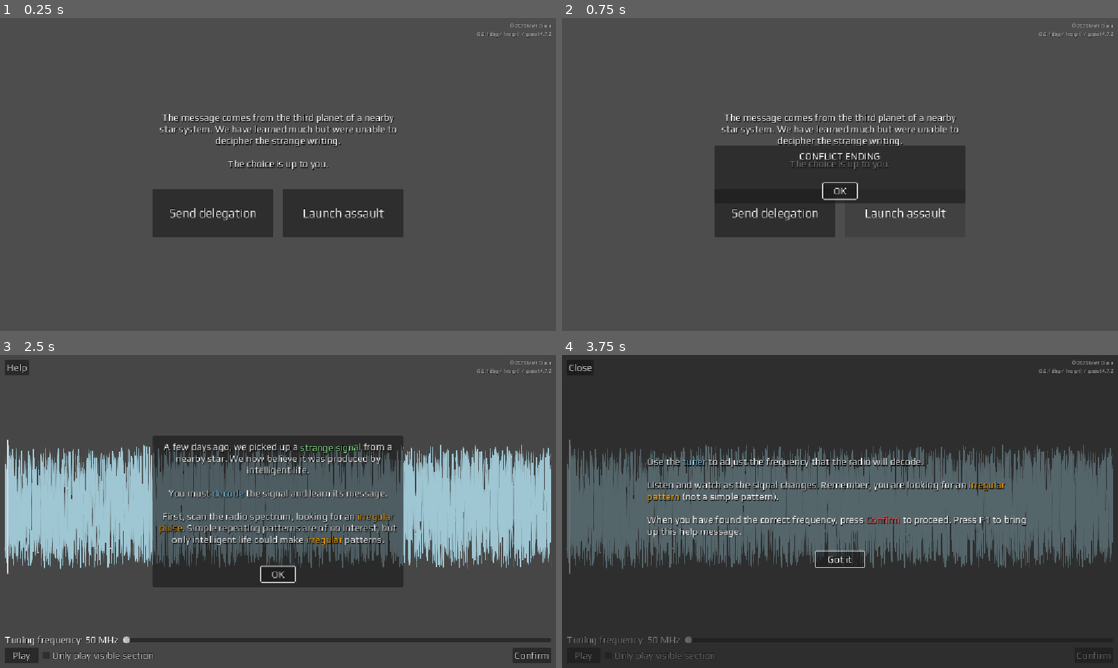
Above: before the commit, frames 1-4 (two rows, left to right).
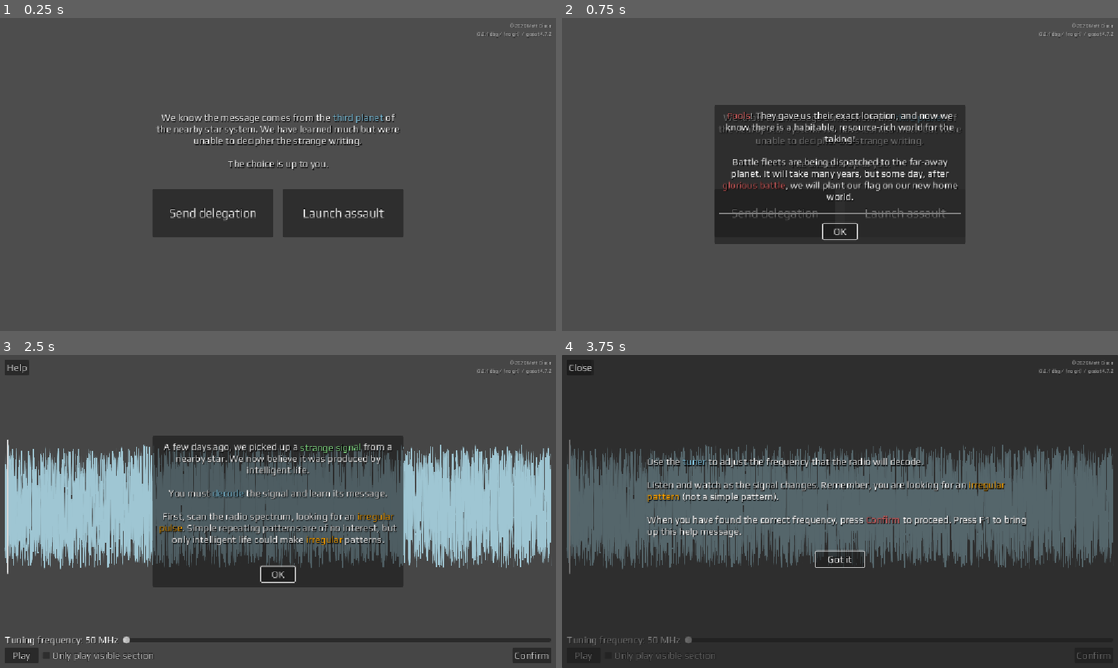
Above: after the commit, the same moments.

Repository: mgiuca/message-game
Game: Godot game, scene res://scenes/levels/ending.tscn
Two runs of this game, one before a commit and one after it. Both use one fixed random seed, a clock stepped at 60 frames per second and the inputs below. This scene is started directly instead of the project's main scene.
Inputs:
- Up to frame 1 (0.25 s): no input
- Up to frame 2 (0.75 s): click "Launch assault" at 0.5 s
- Up to frame 3 (2.5 s): click "OK" at 1.25 s; click "Start Game" at 2 s
- Up to frame 4 (3.75 s): click "OK" at 2.75 s; click "Play" at 3.5 s

The runs differ from the first frame. In frame 1, 1.6% of the frame differs, in the area x 28-72%, y 30-42%; in frame 2, 8.3%, in the area x 27-73%, y 27-73%; in frame 3, less than 0.1%; in frame 4, less than 0.1%.

Commit message:
Added story text for endings.

Diff:
--- a/scenes/levels/ending.gd
+++ b/scenes/levels/ending.gd
@@ -7,11 +7,18 @@
   hud.hide_help_button()
 
 const STORY_DIPLOMACY : String = """\
-DIPLOMACY ENDING
+We can learn much from the senders of this mysterious message, as they can from us.
+
+Envoys are being dispatched to the far-away planet. It will take many years, but some day \
+we hope there can be [color=light_green]peace[/color] between our two civilizations.
 """
 
 const STORY_CONFLICT : String = """\
-CONFLICT ENDING
+[color=indian_red][shake]Fools[/shake][/color]! They gave us their exact location, \
+and now we know there is a habitable, resource-rich world for the taking!
+
+Battle fleets are being dispatched to the far-away planet. It will take many years, but \
+some day, after [color=indian_red]glorious battle[/color], we will plant our flag on our new home world.
 """
 
 func _on_btn_diplomacy_pressed() -> void:
--- a/scenes/levels/ending.tscn
+++ b/scenes/levels/ending.tscn
@@ -25,7 +25,7 @@
 custom_minimum_size = Vector2(400, 0)
 layout_mode = 2
 bbcode_enabled = true
-text = "The message comes from the third planet of a nearby star system. We have learned much but were unable to decipher the strange writing.
+text = "We know the message comes from the [color=sky_blue]third planet[/color] of the nearby star system. We have learned much but were unable to decipher the strange writing.
 
 The choice is up to you."
 fit_content = true
